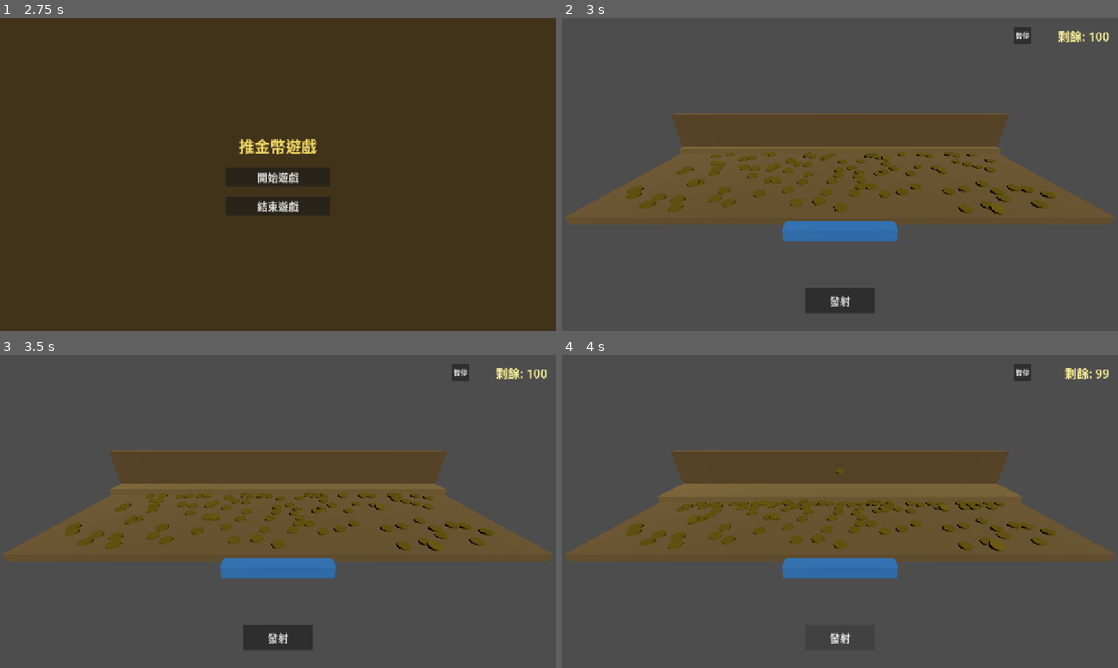
Above: before the commit, frames 1-4 (two rows, left to right).
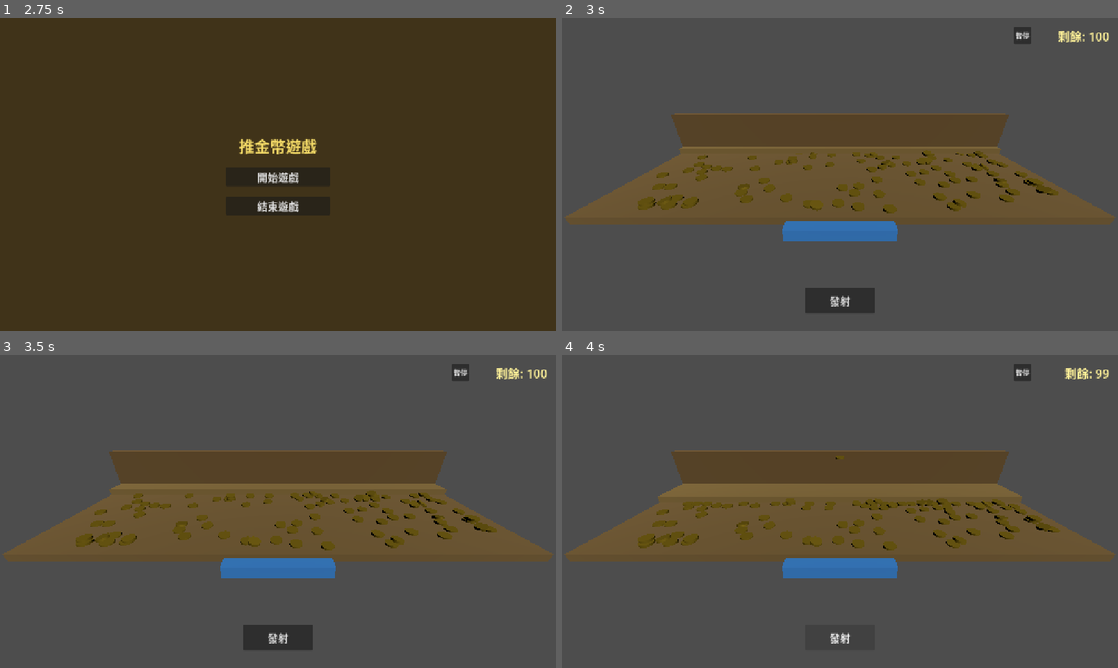
Above: after the commit, the same moments.

Repository: disabledman/mmPushGold
Game: Godot game, scene res://scenes/Logo.tscn
The game is run twice, just before and just after one commit, with the same random seed, the same clock (stepped at 60 frames per second) and the same inputs.
Inputs (mouse positions are in pixels of both pictures, inside the frame that each line leads up to):
- Up to frame 1 (2.75 s): tap Enter at 0.5, 2 s; hold Right 0.53-1.28 s; click (278, 174) at 0.67 s; tap Space at 1.25 s; move the mouse to (166, 190) at 1.27 s; hold Left 1.28-2.03 s; move the mouse to (333, 105) at 2.02 s; hold Right from 2.03 s (still down)
- Up to frame 2 (3 s): release Right at 2.75 s; click "開始遊戲" at 2.75 s
- Up to frame 3 (3.5 s): no input
- Up to frame 4 (4 s): click "發射" at 3.5 s

Frame 1 is identical in both runs. In frame 2, 4.4% of the frame differs, in the area x 11-90%, y 42-64%; in frame 3, 4.4%; in frame 4, 4.1%.

Commit message:
Fixed 金幣抖動

Diff:
--- a/project.godot
+++ b/project.godot
@@ -32,6 +32,11 @@
 window/stretch/mode="canvas_items"
 window/handheld/orientation=1
 
+[physics/common]
+
+# 提高物理步進率，讓大量剛體堆疊更穩、減少上層硬幣抖動
+physics_ticks_per_second=120
+
 [dotnet]
 
 project/assembly_name="推金幣遊戲"
@@ -42,6 +47,13 @@
 2d_physics/layer_2="catch_zone"
 2d_physics/layer_3="game_area"
 
+[physics]
+
+# 讓大量剛體堆疊更快入睡，降低視覺微抖動
+3d/sleep_threshold_linear=0.03
+3d/sleep_threshold_angular=0.06
+3d/time_before_sleep=0.25
+
 [rendering]
 
 textures/vram_compression/import_etc2_astc=true
--- a/scenes/Coin.tscn
+++ b/scenes/Coin.tscn
@@ -11,6 +11,10 @@
 bottom_radius = 0.15
 height = 0.06
 
+[sub_resource type="PhysicsMaterial" id="PhysicsMaterial_coin"]
+friction = 1.3
+bounce = 0.0
+
 [sub_resource type="StandardMaterial3D" id="StandardMaterial3D_coin"]
 albedo_color = Color(0.9, 0.75, 0.2, 1)
 metallic = 0.8
@@ -19,6 +23,7 @@
 [node name="Coin" type="RigidBody3D"]
 collision_layer = 1
 collision_mask = 4294967295
+physics_material_override = SubResource("PhysicsMaterial_coin")
 script = ExtResource("1_coin")
 
 [node name="CollisionShape3D" type="CollisionShape3D" parent="."]
--- a/scenes/Game.tscn
+++ b/scenes/Game.tscn
@@ -36,6 +36,10 @@
 
 [sub_resource type="StandardMaterial3D" id="StandardMaterial3D_lower"]
 albedo_color = Color(0.45, 0.35, 0.18, 1)
+
+[sub_resource type="PhysicsMaterial" id="PhysicsMaterial_table"]
+friction = 1.2
+bounce = 0.0
 
 [node name="Game" type="Node3D"]
 coin_scene = ExtResource("2_coin")
@@ -74,6 +78,7 @@
 
 [node name="UpperLayer" type="AnimatableBody3D" parent="GameArea"]
 transform = Transform3D(1, 0, 0, 0, 1, 0, 0, 0, 1, 0, 0.7, -3.7)
+physics_material_override = SubResource("PhysicsMaterial_table")
 
 [node name="CollisionShape3D" type="CollisionShape3D" parent="GameArea/UpperLayer"]
 shape = SubResource("BoxShape3D_upper")
@@ -84,6 +89,7 @@
 
 [node name="LowerLayer" type="StaticBody3D" parent="GameArea"]
 transform = Transform3D(1, 0, 0, 0, 1, 0, 0, 0, 1, 0, 0.5, -0.5)
+physics_material_override = SubResource("PhysicsMaterial_table")
 
 [node name="CollisionShape3D" type="CollisionShape3D" parent="GameArea/LowerLayer"]
 shape = SubResource("BoxShape3D_lower")
--- a/scripts/Coin.gd
+++ b/scripts/Coin.gd
@@ -7,9 +7,44 @@
 const CoinHeight := 0.06  # 扁平圓柱
 const Diameter := CoinRadius * 2
 
+var _still_time: float = 0.0
+
 
 func _ready() -> void:
 	lock_rotation = false
 	gravity_scale = 1.0
 	collision_layer = 1  # coins layer
 	collision_mask = 0xFFFFFFFF  # collide with everything
+	can_sleep = true
+	# 減少「看起來一直在動」的微抖動/滑動
+	linear_damp = 1.5
+	angular_damp = 2.5
+
+
+func _physics_process(_delta: float) -> void:
+	# 堆疊很多硬幣時，接觸解算可能讓上層硬幣長時間維持微小速度（視覺上像在抖）。
+	# 這裡用「持續穩定一段時間」才入睡 + 入睡前清零極小速度，避免反覆被微小接觸喚醒。
+	if sleeping:
+		_still_time = 0.0
+		return
+
+	var lv := linear_velocity.length()
+	var av := angular_velocity.length()
+
+	# 比專案 sleep 門檻略高一點的「視覺穩定」門檻
+	var linear_ok := lv < 0.06
+	var angular_ok := av < 0.12
+
+	if linear_ok and angular_ok:
+		_still_time += _delta
+		# 清掉極小速度，讓堆疊更快穩定
+		if lv < 0.02:
+			linear_velocity = Vector3.ZERO
+		if av < 0.04:
+			angular_velocity = Vector3.ZERO
+		# 連續穩定一段時間後才睡，避免「剛好一幀」就睡/醒來回抖
+		if _still_time >= 0.4:
+			sleeping = true
+			_still_time = 0.0
+	else:
+		_still_time = 0.0
--- a/scripts/Game.gd
+++ b/scripts/Game.gd
@@ -168,7 +168,8 @@
 		coin.global_position = Vector3(x, LowerLayerTopY, z)
 		coin.linear_velocity = Vector3.ZERO
 		coin.angular_velocity = Vector3.ZERO
-		coin.rotation = Vector3(rng.randf_range(-0.1, 0.1), rng.randf_range(0, TAU), rng.randf_range(-0.1, 0.1))
+		# 下層初始金幣：平放，避免因微傾斜導致長時間緩慢滑動（視覺上像一直在動）
+		coin.rotation = Vector3(0.0, rng.randf_range(0, TAU), 0.0)
 		_coins_container.add_child(coin)
 
 
